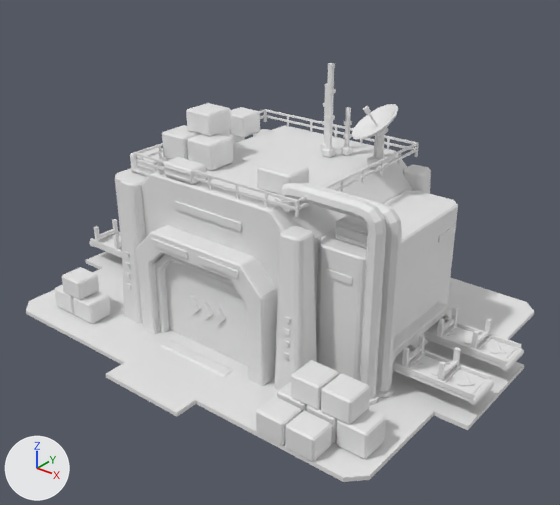
Two versions of the FBX model art/base_nodes/export/SM_Holo_LogisticsHub_T3.fbx, one commit apart.
Rendered twice from a 50 mm camera at (31.2, -38.8, 28.8) aimed at (1.4, -1.6, 5.7). The axes (+X, +Y, +Z) are drawn at lower left. The lights are the same throughout. The first picture is the older version. Vertices at exactly the same position are counted once.

The first picture shows 'SM_Holo_LogisticsHub_T3'.
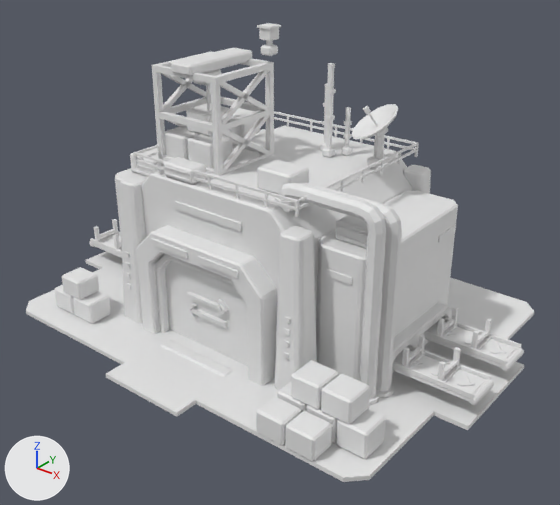
Pixel boxes [x1, y1, x2, y2] of what changed, in the pictures (560 x 505 px; the box of a moved part takes in the faces that stretch with it):
'SM_Holo_LogisticsHub_T3', reshaped (10% taller)
    before: [26, 63, 534, 482]
    after: [26, 23, 534, 482]
part 1 of me_sm_holo_logisticshub_t3, added
    after: [186, 291, 222, 311]
part 2 of me_sm_holo_logisticshub_t3, moved or reshaped
    before: [215, 306, 226, 325]
    after: [217, 299, 229, 316]
part 3 of me_sm_holo_logisticshub_t3, added
    after: [192, 307, 228, 327]
part 4 of me_sm_holo_logisticshub_t3, added
    after: [193, 69, 221, 86]
part 5 of me_sm_holo_logisticshub_t3, added
    after: [261, 45, 278, 56]
part 6 of me_sm_holo_logisticshub_t3, added (mostly hidden)
    after: [206, 86, 210, 111]
part 7 of me_sm_holo_logisticshub_t3, added
    after: [259, 28, 279, 41]
part 8 of me_sm_holo_logisticshub_t3, added
    after: [257, 23, 281, 30]
part 9 of me_sm_holo_logisticshub_t3, deleted
    before: [202, 300, 213, 319]
part 10 of me_sm_holo_logisticshub_t3, deleted
    before: [190, 295, 201, 314]
part 11 of me_sm_holo_logisticshub_t3, added
    after: [152, 48, 274, 176]
part 12 of me_sm_holo_logisticshub_t3, added
    after: [186, 303, 198, 319]

Edits to the bpy script that builds the scene:
```text
Change me_sm_holo_logisticshub_t3:
    used by ob_sm_holo_logisticshub_t3; location = (0.0, 0.0, 0.0)
    remove me_sm_holo_logisticshub_t3.from_pydata(...)  # 3696 vertices, 6278 faces; spans x -17.3..17.3, y -13.6..13.6, z -0.2..17.8
    add me_sm_holo_logisticshub_t3.from_pydata(...)  # 3968 vertices, 6750 faces; spans x -17.3..17.3, y -13.6..13.6, z -0.2..20.2
    me_sm_holo_logisticshub_t3 part 1: a new loose piece, a box spanning x -1.69..1.3, y -7.59..-7.3, z 3.8..4.09, in mat_m_holosolid (white #e7e7e7)
    me_sm_holo_logisticshub_t3 part 2: the loose piece of 12 vertices spanning x 0.7..1.5, y -7.4..-7.3, z 2.6..3.8 is scaled about its middle by (0.89, 2.2, 0.75), then moved by (0.3, -0.1, 0.7)
    me_sm_holo_logisticshub_t3 part 3: a new loose piece, a box spanning x -1.3..1.69, y -7.59..-7.3, z 2.71..3.0, in mat_m_holosolid (white #e7e7e7)
    me_sm_holo_logisticshub_t3 part 4: the loose piece of 24 vertices spanning x -5.5..-3.3, y -3.1..-0.9, z 13.3..14.8 is copied, and the copy is scaled about its middle by (0.605, 0.605, 0.55), then moved by (0.4, -0.4, 3.1); it spans x -4.7..-3.3, y -3.1..-1.7, z 16.6..17.6
    me_sm_holo_logisticshub_t3 part 5: the loose piece of 24 vertices spanning x -5.5..-3.3, y -3.1..-0.9, z 13.3..14.8 is copied, and the copy is scaled about its middle by (0.362, 0.362, 0.33), then moved by (3.0, 2.8, 4.6); it spans x -1.8..-0.9, y 0.4..1.2, z 18.3..18.9
    me_sm_holo_logisticshub_t3 part 6: the loose piece of 8 vertices spanning x -4.5..-4.4, y -6.8..-6.6, z 11.5..12.4 is copied, and the copy is scaled about its middle by (1.18, 1.18, 3.22), then moved by (0.5, 4.3, 3.2); it spans x -4.1..-3.9, y -2.5..-2.3, z 13.8..16.6
    me_sm_holo_logisticshub_t3 part 7: the loose piece of 8 vertices spanning x 1.8..2.2, y 2.8..3.2, z 17.5..17.8 is copied, and the copy is scaled about its middle by (2.73, 2.73, 2.33), then moved by (-3.4, -2.2, 2.0); it spans x -1.8..-0.9, y 0.4..1.2, z 19.3..20.0
    me_sm_holo_logisticshub_t3 part 8: a new loose piece, a box spanning x -1.95..-0.85, y 0.25..1.35, z 20.02..20.18, in mat_m_holosolid (white #e7e7e7)
    me_sm_holo_logisticshub_t3 part 9: the loose piece of 12 vertices spanning x -0.4..0.4, y -7.4..-7.3, z 2.6..3.8 is deleted
    me_sm_holo_logisticshub_t3 part 10: the loose piece of 12 vertices spanning x -1.5..-0.7, y -7.4..-7.3, z 2.6..3.8 is deleted
    me_sm_holo_logisticshub_t3 part 11: 180 vertices added at x -6.8..-1.2, y -4.8..1.2, z 11.3..18.3
    me_sm_holo_logisticshub_t3 part 12: 12 vertices added at x -1.8..-1.0, y -7.6..-7.3, z 2.4..3.3
    other edits to the shape of me_sm_holo_logisticshub_t3 do not show in these pictures
```
